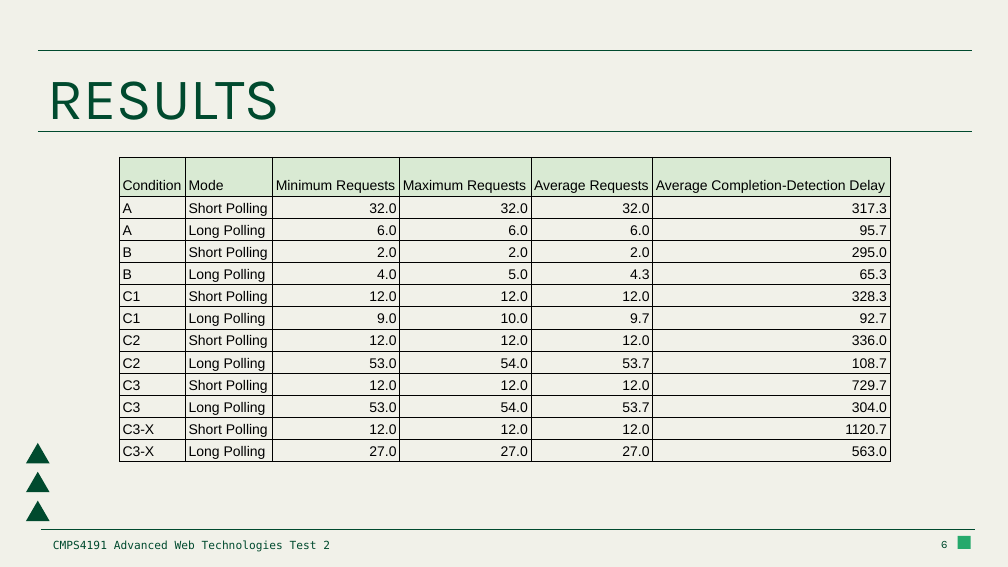
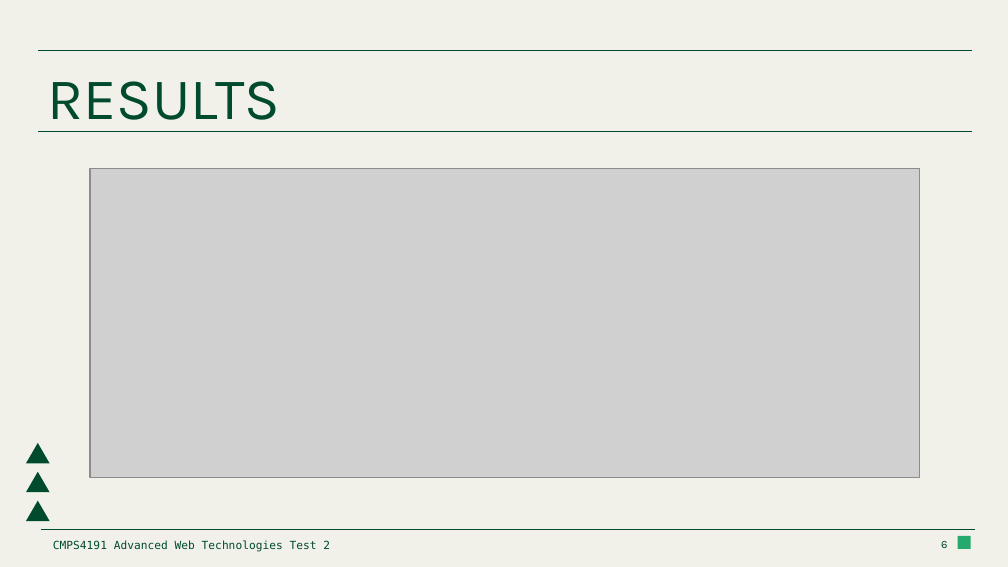
Before and after one commit to andreshungbz/imagelab, a slide deck: slide 6 of docs/v2.0.0/cmps4191-imagelab-v2-presentation.pptx. Drawn at 1008x567 pixels with LibreOffice and Linux fonts; fonts in the diff are those of the drawing; grey boxes stand for pictures. Boxes give left, top, right and bottom in pixels: in the first picture for what was removed or moved away, otherwise in the second. Text is boxed around its words. In the diff, an @@ line names an element or a change of style, - is before the commit and + after.

Commit message:
docs: Update results table to be an image

```diff
--- a/docs/v2.0.0/cmps4191-imagelab-v2-presentation.pptx
+++ b/docs/v2.0.0/cmps4191-imagelab-v2-presentation.pptx
@@ picture added at box(90, 168, 919, 478) @@
@@ table removed at box(119, 157, 889, 488), 13 rows, 6 columns @@
-Condition | Mode | Minimum Requests | Maximum Requests | Average Requests | Average Completion-Detection Delay
-A | Short Polling | 32.0 | 32.0 | 32.0 | 317.3
-A | Long Polling | 6.0 | 6.0 | 6.0 | 95.7
-B | Short Polling | 2.0 | 2.0 | 2.0 | 295.0
-B | Long Polling | 4.0 | 5.0 | 4.3 | 65.3
-C1 | Short Polling | 12.0 | 12.0 | 12.0 | 328.3
-C1 | Long Polling | 9.0 | 10.0 | 9.7 | 92.7
-C2 | Short Polling | 12.0 | 12.0 | 12.0 | 336.0
-C2 | Long Polling | 53.0 | 54.0 | 53.7 | 108.7
-C3 | Short Polling | 12.0 | 12.0 | 12.0 | 729.7
-C3 | Long Polling | 53.0 | 54.0 | 53.7 | 304.0
-C3-X | Short Polling | 12.0 | 12.0 | 12.0 | 1120.7
-C3-X | Long Polling | 27.0 | 27.0 | 27.0 | 563.0
```
